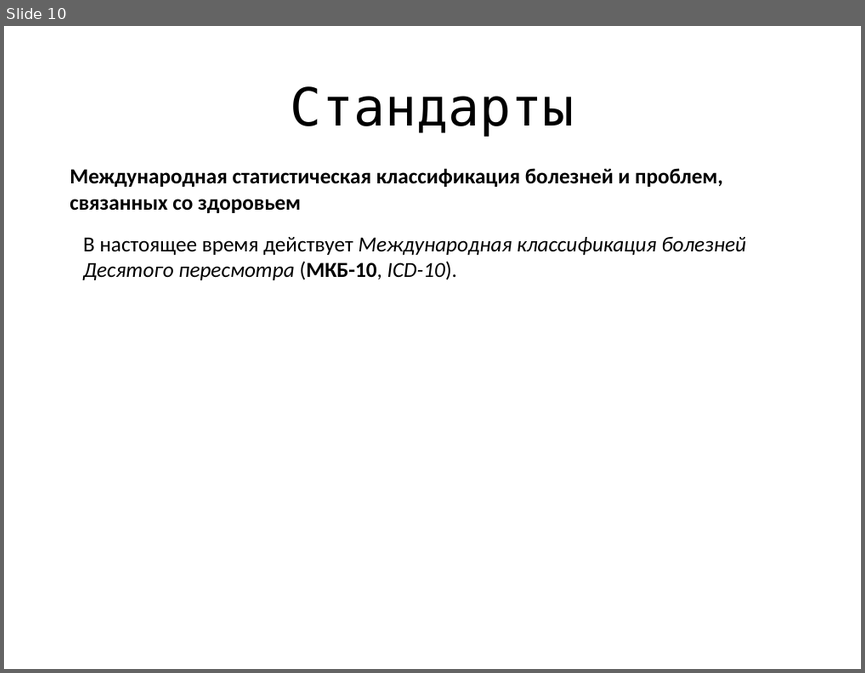
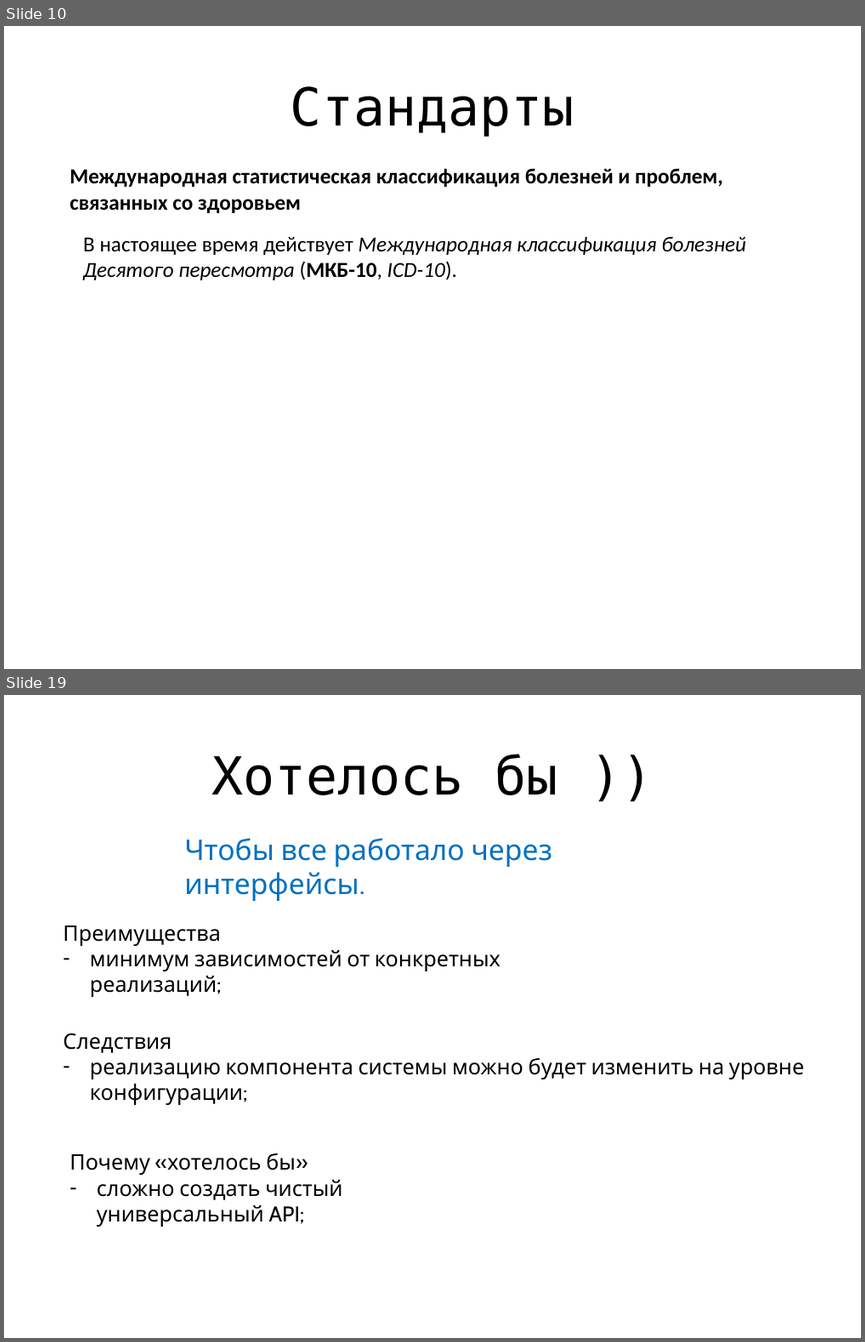
Before and after one commit to jpedraza/Health, a slide deck: Presentation/main.pptx. Shown one above the other, each under a label of ours: slide 10 before the commit, slides 10 and 19 after it; the slides between them are not shown. The pictures are 865x673 and 865x1342 pixels, drawn with LibreOffice and Linux fonts; fonts in the diff are those of the drawing. Boxes give left, top, right and bottom in pixels: in the first picture for what was removed or moved away, otherwise in the second. Text is boxed around its words. In the diff, an @@ line names an element or a change of style, - is before the commit and + after.

```diff
--- a/Presentation/main.pptx
+++ b/Presentation/main.pptx
@@ slide 19 added at [4, 695, 861, 1338], background #FFFFFF @@
@@ title added at [211, 754, 558, 795], 44 pt, text #000000 @@
+Хотелось бы ))
@@ text added at [184, 838, 552, 901], 24 pt, text #0070C0 @@
+Чтобы все работало через интерфейсы.
@@ text added at [63, 925, 500, 997], 18 pt, text #000000 @@
+Преимущества
+– минимум зависимостей от конкретных реализаций;
@@ text added at [63, 1032, 804, 1105], 18 pt, text #000000 @@
+Следствия
+– реализацию компонента системы можно будет изменить на уровне конфигурации;
@@ text added at [69, 1153, 342, 1226], 18 pt, text #000000 @@
+Почему «хотелось бы»
+– сложно создать чистый универсальный API;
```
Also in this commit, not shown: 3 slides changed, 11 other slides added, 1 slide removed.
